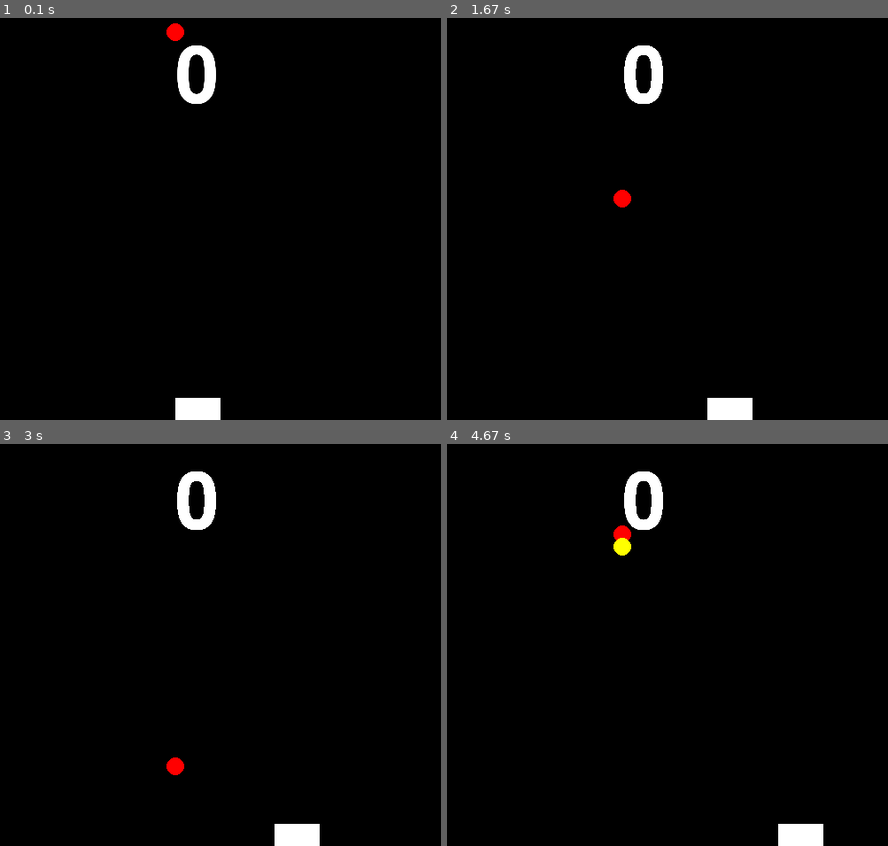
Above: before the commit, frames 1-4 (two rows, left to right).
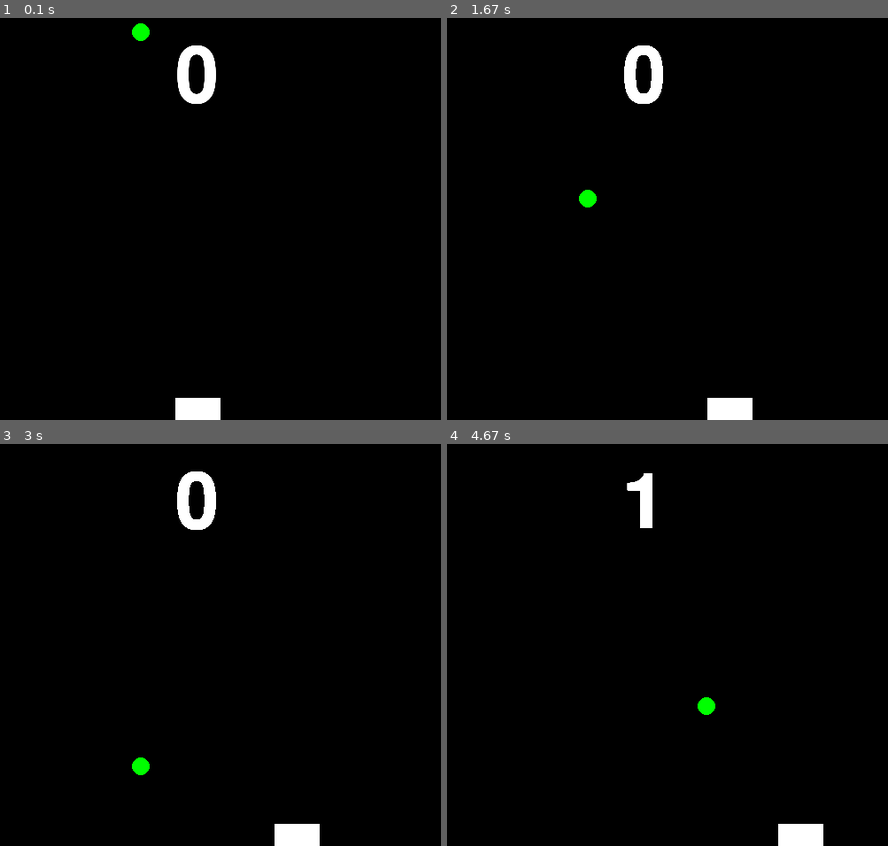
Above: after the commit, the same moments.

Repository: David-Sheehy/pygame_juggling
Game: pygame game, started from juggling/juggling.py
Same seed, same stepped clock (60 frames per second), same inputs: the game is played once before the commit and once after it.
Inputs:
- Up to frame 1 (0.1 s): no input
- Up to frame 2 (1.67 s): hold Right 0.33-0.8 s; hold Right 0.83-1.3 s; hold Left from 1.33 s (still down)
- Up to frame 3 (3 s): release Left at 1.87 s; hold Left 1.9-2.3 s; hold Right 2.33-2.97 s
- Up to frame 4 (4.67 s): hold Left 3-3.47 s; hold Right 3.5-3.97 s; hold Right 4-4.47 s; hold Left from 4.5 s (still down)

The runs differ from the first frame. In frame 1, 0.3% of the frame differs, in the area x 29-42%, y 1-6%; in frame 2, 0.3%; in frame 3, 0.3%; in frame 4, 1.2%, in the area x 37-61%, y 6-68%.

Commit message:
Improved the ball constructor. White will no longer appear as a random color. It spawns in a sem random spot. All attributes are now derived form the config.py file.

Diff:
--- a/juggling/models.py
+++ b/juggling/models.py
@@ -102,11 +102,11 @@
     def __init__(self,position=None):
         random.seed()
         if not position:
-            self.pos = config.BALL_START
+            self.pos = [random.randint(2*config.BALL_RADIUS,config.WIDTH-2*config.BALL_RADIUS), 32]
         else:
             self.pos = (position[0], position[1])
-        self.size = 10
-        self.color = random.choice(config.COLORS[1:])
+        self.size = config.BALL_RADIUS
+        self.color = random.choice(config.COLORS[2:])
         self.start()
 
     def draw(self, screen, color = None):
